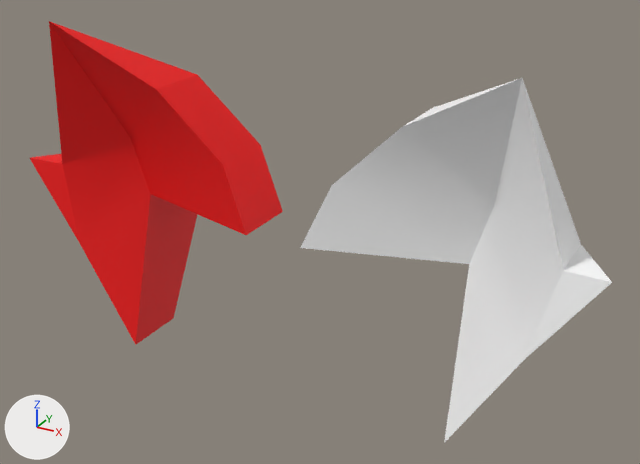
The glTF model addons/Cubiix_Assets/Mods/CoreAssets/Assets/Mesh/Base/Ears/Wolf_Ears.gltf: old version first, new version second.
The view is the same before and after, from a 50 mm camera at (2.47, -4.25, 6.64) aimed at (0.1, 0.04, 4.49). The lights are fixed; the arrows at lower left show +X, +Y and +Z. Vertices at the same position are counted once.

The first picture shows 'Wolf_Ears'.
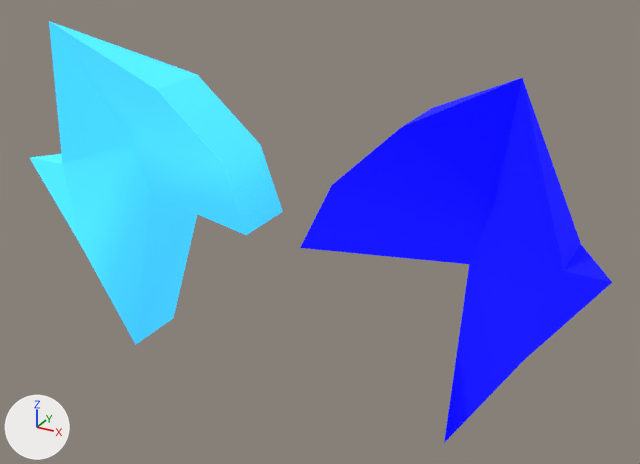
Diff of the bpy script that builds the scene:
```diff
--- a/addons/Cubiix_Assets/Mods/CoreAssets/Assets/Mesh/Base/Ears/Wolf_Ears.gltf.py
+++ b/addons/Cubiix_Assets/Mods/CoreAssets/Assets/Mesh/Base/Ears/Wolf_Ears.gltf.py
@@ img_shader_teststrip @@
+img_shader_teststrip = load_image('Shader_TestStrip', 'Shader_TestStrip.png', 18, 2, 'sRGB')
@@ mat_material @@
 n0 = _N.new('ShaderNodeBsdfPrincipled'); n0.name = 'Principled BSDF'
-n0.inputs[2].default_value = 0.61  # 'Roughness'
+n0.inputs[2].default_value = 1.0  # 'Roughness'
+n0.inputs[28].default_value = 1.0  # 'Emission Strength'
 n1 = _N.new('ShaderNodeOutputMaterial'); n1.name = 'Material Output'
 n2 = _N.new('ShaderNodeTexImage'); n2.name = 'Image Texture'
-n2.image = img_color_palette
+n2.image = img_shader_teststrip
 n2.interpolation = 'Closest'
+n3 = _N.new('ShaderNodeTexImage'); n3.name = 'Image Texture.001'
+n3.image = img_shader_teststrip
+n3.interpolation = 'Closest'
 _L.new(n0.outputs[0], n1.inputs[0])  # 'BSDF' to 'Surface'
-_L.new(n2.outputs[0], n0.inputs[0])  # 'Color' to 'Base Color'
+_L.new(n2.outputs[0], n0.inputs[27])  # 'Color' to 'Emission Color'
+_L.new(n3.outputs[0], n0.inputs[0])  # 'Color' to 'Base Color'
@@ me_plane_012 @@
 me_plane_012.from_pydata(...)  # 36 vertices, 64 faces; spans x -1.87..1.87, y -0.47..0.58, z 3.55..5.7
 # used by ob_wolf_ears; location = (0.0, 0.0, 0.0)
+# me_plane_012 part 1: texture (UV) coordinates of 64 of 64 faces, centred in x -1.71..1.71, y -0.31..0.34, z 3.77..5.46, changed; they spanned u 0.25..0.75, v 0.75..0.75 and now span u 0.03..0.09, v 0.77..0.77
 me_plane_012.materials.append(mat_material)
```

Location of each change, [x1, y1, x2, y2] in pixels of the pictures (640 x 464 px):
'Wolf_Ears', surface changed: [30, 21, 612, 443] in both
